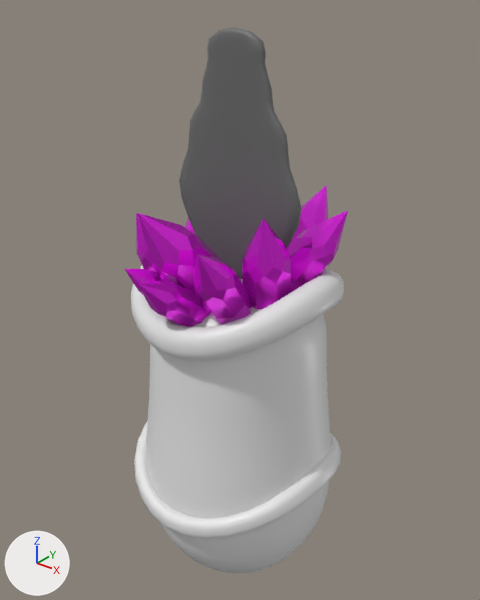
The FBX model Assets/FBX/Puzzle/Mirror.fbx as it was, and as the next commit left it.
The view is the same before and after, from a 50 mm camera at (0.847, -1.048, 1.395) aimed at (-0.006, 0.018, 0.734). The axes (+X, +Y, +Z) are drawn at lower left. The lights are the same throughout. Where no turn or scale is listed for an object, it has been applied to the vertices.

Objects in the first picture: 'Mirror', 'MirrorBody', 'MirrorCrystals'.
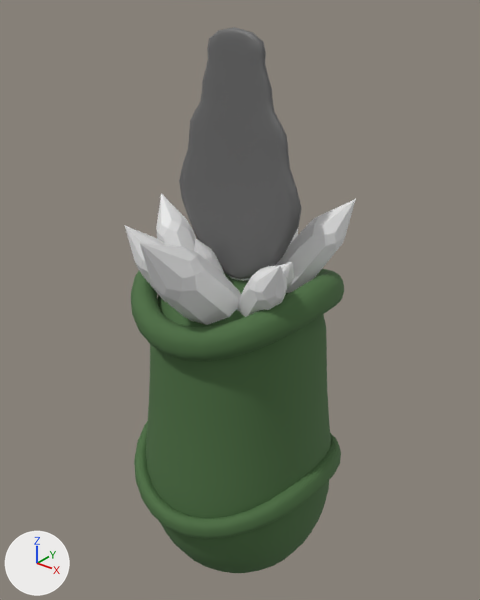
Scene script edits in JSON lines:
```json
{"op": "add", "block": "mat_rockmossmaterial", "code": ["mat_rockmossmaterial = principled_material('RockMossMaterial')", "mat_rockmossmaterial.base_color = (0.0703, 0.157, 0.0531)  # dark green #4b6e41", "mat_rockmossmaterial.roughness = 0.85"]}
{"block": "me_mesh", "where": "me_mesh.from_pydata(...)  # 3118 vertices, 3116 faces; spans x -0.245..0.261, y -0.264..0.252, z 0.011..0.847"}
{"op": "remove", "block": "me_mesh", "code": "me_mesh.materials.append(mat_rockmossmat)  # white #e7e7e7"}
{"op": "add", "block": "me_mesh", "code": "me_mesh.materials.append(mat_rockmossmaterial)  # dark green #4b6e41"}
{"block": "me_crystals", "where": "# used by ob_mirrorcrystals; location = (0.0, 0.0, 0.0)"}
{"op": "remove", "block": "me_crystals", "code": "me_crystals.from_pydata(...)  # 492 vertices, 480 faces; spans x -0.181..0.212, y -0.286..0.238, z 0.705..0.996"}
{"op": "remove", "block": "me_crystals", "code": "me_crystals.materials.append(mat_crystalmat)  # pink #fe2fff"}
{"op": "add", "block": "me_crystals", "code": "me_crystals.from_pydata(...)  # 410 vertices, 400 faces; spans x -0.21..0.217, y -0.306..0.27, z 0.715..0.99"}
{"block": "me_crystals", "change": "me_crystals part 1: the loose piece of 41 vertices spanning x 0.041..0.212, y -0.028..0.107, z 0.733..0.972 is rebuilt with 41 vertices and now spans x 0.057..0.214, y -0.002..0.128, z 0.769..0.99"}
{"block": "me_crystals", "change": "me_crystals part 2: the loose piece of 41 vertices spanning x 0.009..0.115, y 0.037..0.238, z 0.711..0.968 is rebuilt with 41 vertices and now spans x -0.084..0.095, y 0.03..0.27, z 0.715..0.95"}
{"block": "me_crystals", "change": "me_crystals part 3: the loose piece of 41 vertices spanning x -0.181..-0.082, y -0.149..-0.023, z 0.721..0.951 is rebuilt with 41 vertices and now spans x -0.154..-0.016, y -0.18..-0.043, z 0.721..0.935"}
{"block": "me_crystals", "change": "me_crystals part 4: the loose piece of 41 vertices spanning x -0.174..-0.026, y -0.06..0.066, z 0.715..0.931 is rebuilt with 41 vertices and now spans x -0.21..-0.05, y -0.089..0.013, z 0.733..0.954"}
{"block": "me_crystals", "change": "me_crystals part 5: a new loose piece of 41 vertices spanning x -0.058..-0.003, y -0.089..-0.012, z 0.77..0.907"}
{"block": "me_crystals", "change": "me_crystals part 6: a new loose piece of 41 vertices spanning x 0.076..0.174, y -0.055..0.01, z 0.77..0.895"}
{"block": "me_crystals", "change": "me_crystals part 7: a new loose piece of 41 vertices spanning x 0.07..0.217, y -0.15..-0.038, z 0.75..0.931"}
{"block": "me_crystals", "change": "me_crystals part 8: a new loose piece of 41 vertices spanning x -0.023..0.088, y -0.306..-0.052, z 0.723..0.978"}
{"block": "me_crystals", "change": "me_crystals part 9: the loose piece of 41 vertices spanning x -0.113..-0.03, y -0.23..-0.104, z 0.748..0.868 is deleted"}
{"block": "me_crystals", "change": "me_crystals part 10"}
{"block": "me_crystals", "change": "287 vertices are removed from x -0.164..0.174, y -0.286..0.224, z 0.705..0.996"}
{"block": "me_crystals", "change": "280 faces are deleted"}
```

Changed parts and their boxes (x1, y1, x2, y2) in the pictures (480 x 600 px):
```json
{"object": "MirrorBody", "change": "recoloured", "before": [131, 265, 344, 573], "after": [131, 265, 344, 573], "on screen": "white to green"}
{"object": "MirrorCrystals", "change": "reshaped", "before": [125, 185, 348, 327], "after": [124, 193, 356, 325]}
{"part": 1, "of": "me_crystals", "change": "rebuilt", "before": [287, 210, 348, 291], "after": [276, 199, 356, 293]}
{"part": 2, "of": "me_crystals", "change": "rebuilt", "before": [291, 185, 328, 242], "after": [290, 229, 298, 244]}
{"part": 3, "of": "me_crystals", "change": "rebuilt", "before": [136, 213, 156, 272], "after": [124, 225, 166, 302]}
{"part": 4, "of": "me_crystals", "change": "rebuilt", "before": [185, 218, 194, 233], "after": [156, 193, 196, 251]}
{"part": 5, "of": "me_crystals", "change": "added", "after": [194, 238, 225, 275]}
{"part": 6, "of": "me_crystals", "change": "added", "after": [279, 262, 294, 294]}
{"part": 7, "of": "me_crystals", "change": "added", "after": [237, 266, 287, 317]}
{"part": 8, "of": "me_crystals", "change": "added", "after": [140, 243, 241, 325]}
{"part": 9, "of": "me_crystals", "change": "deleted", "before": [125, 269, 163, 294], "on screen": "pink"}
{"part": 10, "of": "me_crystals", "change": "deleted", "before": [138, 213, 293, 327], "on screen": "pink"}
```
